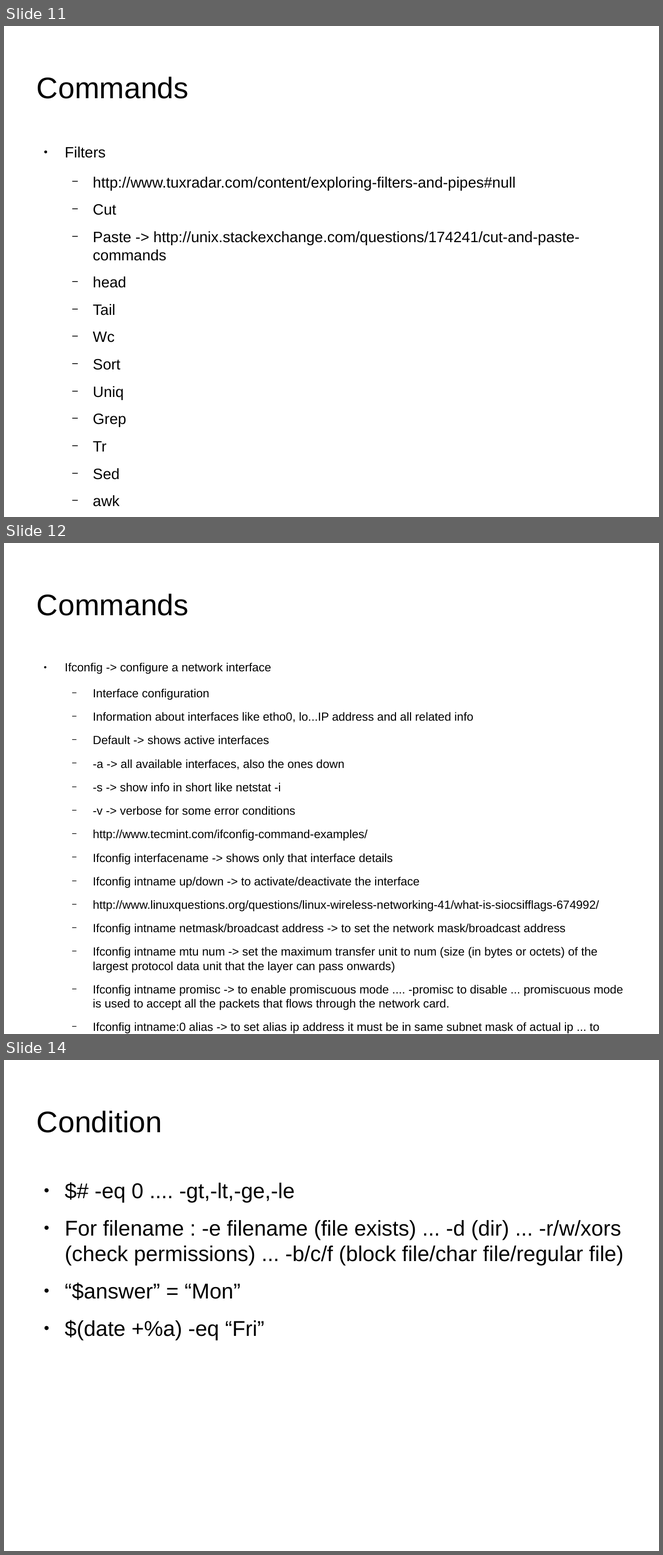
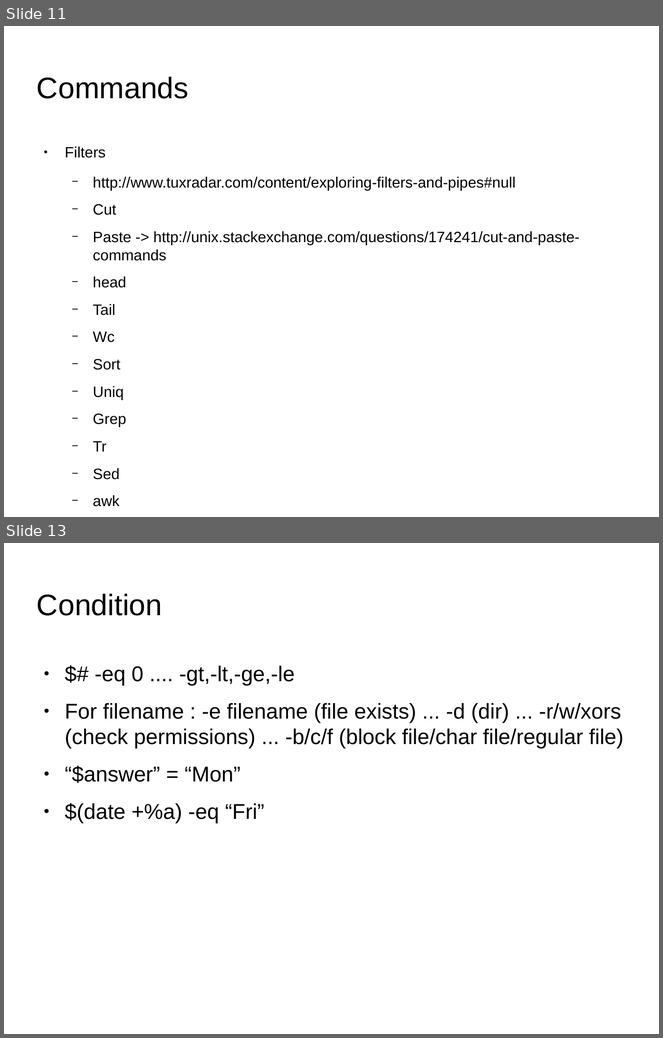
Before and after one commit to tanmayrajani/Internship_PreWork, a slide deck: Shell_Script/Shell_Script_Notes.odp. Shown one above the other, each under a label of ours: slides 11, 12 and 14 before the commit, slides 11 and 13 after it; the slides between them are not shown. The pictures are 663x1555 and 663x1038 pixels, drawn with LibreOffice and Linux fonts; fonts in the diff are those of the drawing; background and template pictures are left out. Boxes give left, top, right and bottom in pixels: in the first picture for what was removed or moved away, otherwise in the second. Text is boxed around its words. In the diff, an @@ line names an element or a change of style, - is before the commit and + after.

```diff
--- a/Shell_Script/Shell_Script_Notes.odp
+++ b/Shell_Script/Shell_Script_Notes.odp
@@ slide 12 removed at [4, 543, 659, 1034], background picture (left out) @@
@@ title removed at [37, 593, 189, 616] @@
-Commands
@@ text removed at [65, 663, 623, 1034] @@
-● Ifconfig -> configure a network interface
-  − Interface configuration
-  − Information about interfaces like etho0, lo...IP address and all related info
-  − Default -> shows active interfaces
-  − -a -> all available interfaces, also the ones down
-  − -s -> show info in short like netstat -i
-  − -v -> verbose for some error conditions
-  − http://www.tecmint.com/ifconfig-command-examples/
-  − Ifconfig interfacename -> shows only that interface details
-  − Ifconfig intname up/down -> to activate/deactivate the interface
-  − http://www.linuxquestions.org/questions/linux-wireless-networking-41/what-is-siocsifflags-674992/
-  − Ifconfig intname netmask/broadcast address -> to set the network mask/broadcast address
-  − Ifconfig intname mtu num -> set the maximum transfer unit to num (size (in bytes or octets) of the largest protocol data unit that the layer can pass onwards)
-  − Ifconfig intname promisc -> to enable promiscuous mode .... -promisc to disable ... promiscuous mode is used to accept all the packets that flows through the network card.
-  − Ifconfig intname:0 alias -> to set alias ip address it must be in same subnet mask of actual ip ... to drop the alias ifconfig intname:0 down
-  − Ifconfig intname hw ether macaddress -> to set mac address
@@ what was slide 14 is now slide 13 @@
```
Also in this commit, not shown: 2 slides changed, 3 other files.
